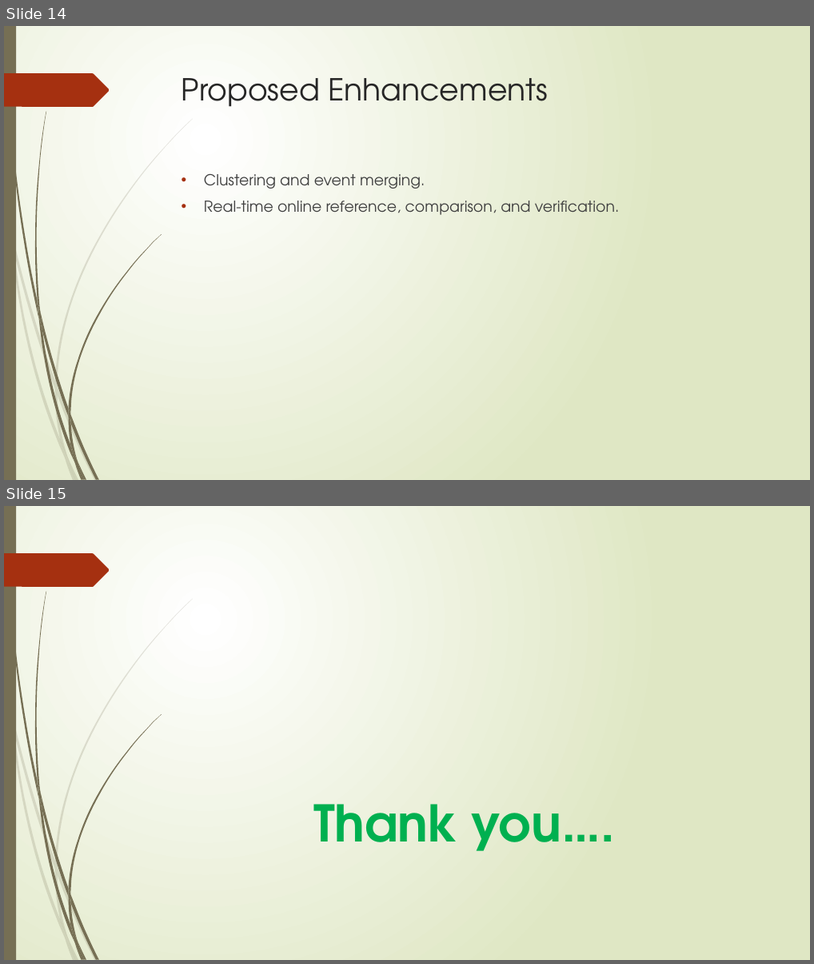
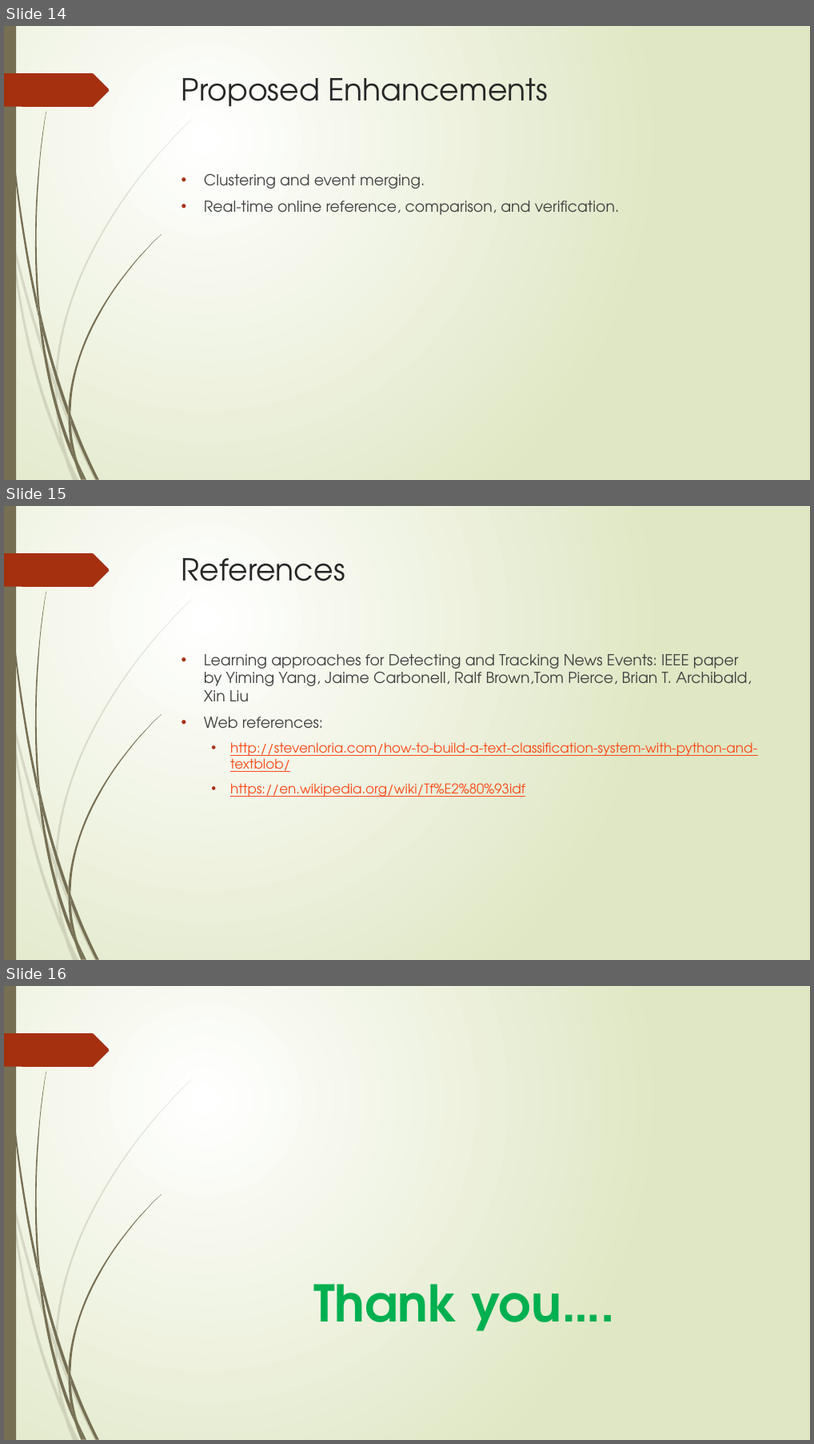
Before and after one commit to sujithcp/NewsAnalyser, a slide deck: presentation/Project.pptx. Shown one above the other, each under a label of ours: slides 14 and 15 before the commit, slides 14, 15 and 16 after it. The pictures are 814x964 and 814x1444 pixels, drawn with LibreOffice and Linux fonts; fonts in the diff are those of the drawing. Boxes give left, top, right and bottom in pixels: in the first picture for what was removed or moved away, otherwise in the second. Text is boxed around its words. In the diff, an @@ line names an element or a change of style, - is before the commit and + after.

```diff
--- a/presentation/Project.pptx
+++ b/presentation/Project.pptx
@@ slide 15 added at bbox=[4, 506, 810, 960], background gradient #FFFFFF to #DFE8C4; not listed: 24 template elements that a slide beside it also shows @@
@@ title added at bbox=[182, 558, 346, 581], 36 pt, text #262626 @@
+References
@@ text added at bbox=[204, 654, 758, 796], 18 pt, text #404040 @@
+• Learning approaches for Detecting and Tracking News Events: IEEE paper by Yiming Yang, Jaime Carbonell, Ralf Brown,Tom Pierce, Brian T. Archibald, Xin Liu
+• Web references:
+  • http://stevenloria.com/how-to-build-a-text-classification-system-with-python-and-textblob/
+  • https://en.wikipedia.org/wiki/Tf%E2%80%93idf
@@ what was slide 15 is now slide 16 @@
```
Also in this commit, not shown: 2 slides changed, 1 other file.
